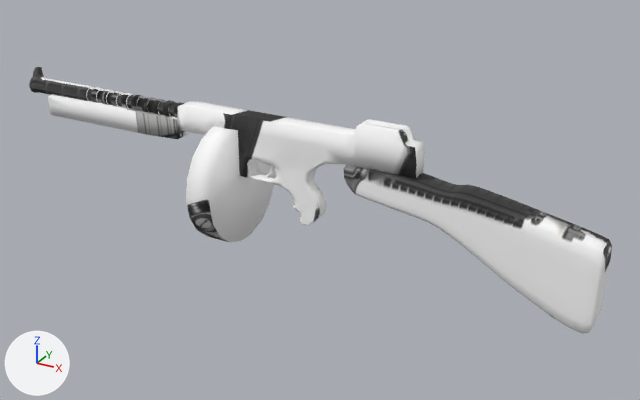
Renders of the OBJ model src/models/Armas/Ametralladora/Ametralladora.obj from each side of a commit.
The view is the same before and after, from a camera (50 mm lens) standing at (4.0, -6.51, 3.16) and looking at (0.36, 0.12, -0.16). Lighting does not change. The marker at lower left points along +X, +Y and +Z. Where no turn or scale is listed for an object, it has been applied to the vertices.
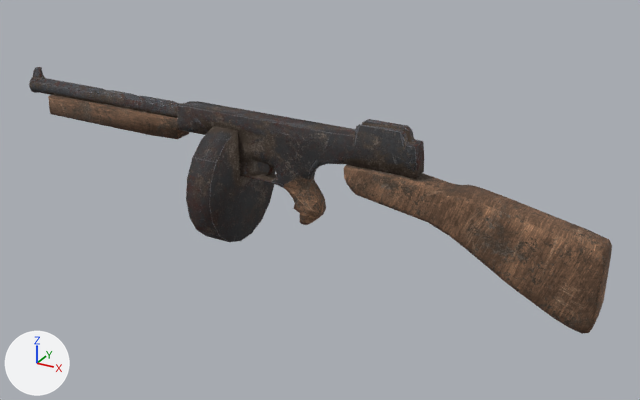
What changed in the scene script:
```text
Add img_material__13_base_color_png:
    img_material__13_base_color_png = load_image('Material__13_Base_Color.png', 'Material__13_Base_Color.png', 1024, 1024, 'sRGB')
Add img_material__13_normal_opengl_png:
    img_material__13_normal_opengl_png = load_image('Material__13_Normal_OpenGL.png', 'Material__13_Normal_OpenGL.png', 1024, 1024, 'sRGB')
Add mat_material__36:
    mat_material__36 = bpy.data.materials.new('Material__36')
    # uses the picture img_material__13_base_color_png
    # uses the picture img_material__13_normal_opengl_png
Change me_box109:
    used by ob_box109; location = (0.0, 0.0, 0.0)
    remove me_box109.from_pydata(...)  # 2246 vertices, 2214 faces; spans x -3.0..3.0, y -0.57..0.57, z -0.72..0.72
    add me_box109.from_pydata(...)  # 673 vertices, 1334 faces; spans x -3.0..3.0, y -0.57..0.57, z -0.72..0.72
    me_box109 part 1: 3 vertices moved within x 0.26..0.32, y -0.06..0.06, z -0.35; 1573 vertices removed from x -3.0..3.0, y -0.14..0.14, z -0.72..0.72
    me_box109 part 2: 4 faces spanning x 0.43..0.73, y -0.08..0.09, z 0.25..0.34 switch from mat_material__13 (picture img_fusil_jpg) to mat_material__36
```

What differs and where, as boxes (x1, y1, x2, y2) in the pictures (640 x 400 px):
part 1 of me_box109, cut back: before (30, 67, 612, 334); after (300, 199, 317, 225)
part 2 of me_box109, recoloured: (317, 160, 342, 167) in both
